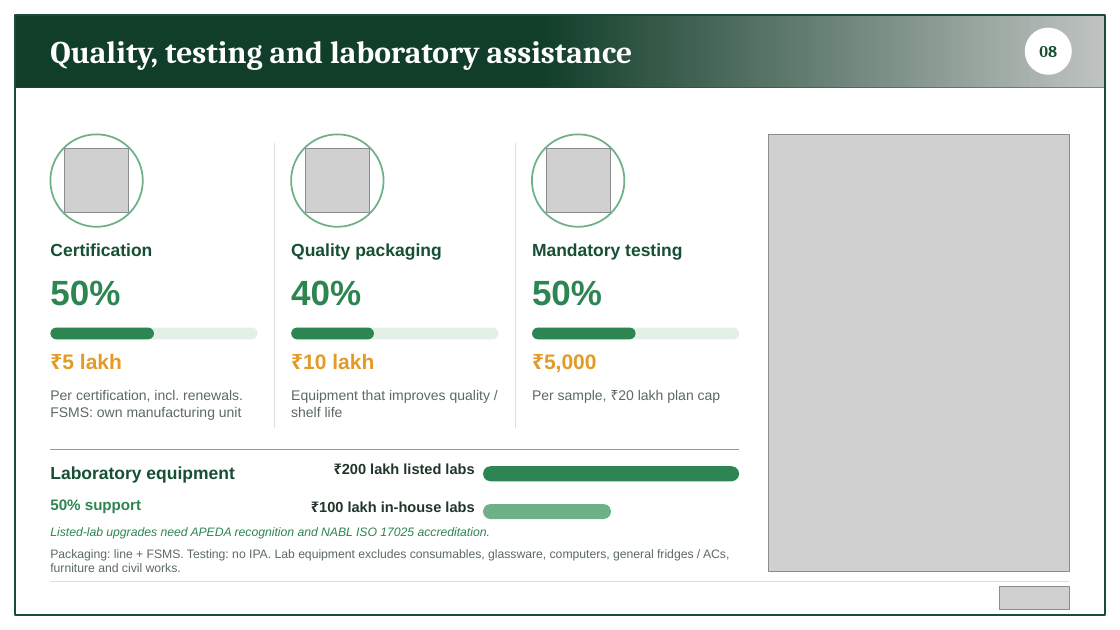
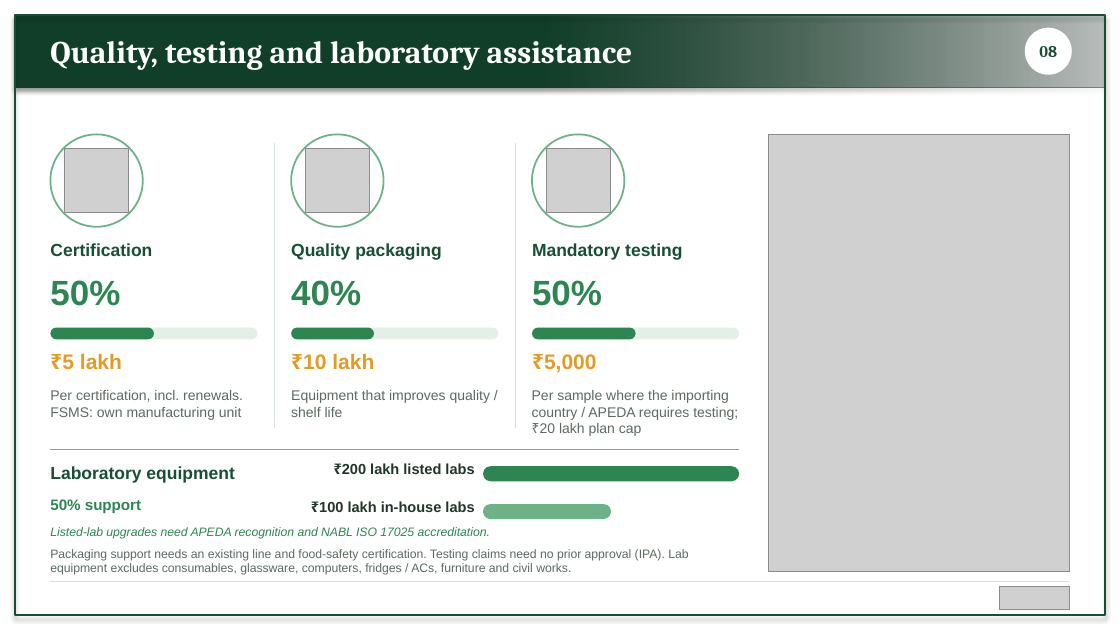
Before and after one commit to BantheFox012/FM, a slide deck: slide 8 of APEDA_BKNY.pptx. Drawn at 1120x630 pixels with LibreOffice and Linux fonts; fonts in the diff are those of the drawing; grey boxes stand for pictures. Boxes give left, top, right and bottom in pixels: in the first picture for what was removed or moved away, otherwise in the second. Text is boxed around its words. In the diff, an @@ line names an element or a change of style, - is before the commit and + after.

```diff
--- a/APEDA_BKNY.pptx
+++ b/APEDA_BKNY.pptx
@@ rectangle at [15, 15, 1105, 87]: shadow on @@
@@ rectangle at [15, 15, 1105, 615]: shadow on @@
@@ text at [532, 390, 738, 436]: text changed @@
-Per sample, ₹20 lakh plan cap
+Per sample where the importing country / APEDA requires testing; ₹20 lakh plan cap
@@ text at [50, 549, 688, 575]: text changed @@
-Packaging: line + FSMS. Testing: no IPA. Lab equipment excludes consumables, glassware, computers, general fridges / ACs, furniture and civil works.
+Packaging support needs an existing line and food-safety certification. Testing claims need no prior approval (IPA). Lab equipment excludes consumables, glassware, computers, fridges / ACs, furniture and civil works.
```
Also in this commit, not shown: 12 other slides changed, 1 slide added.
